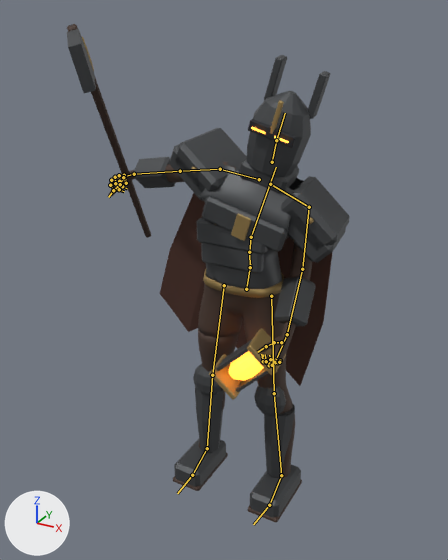
Renders of the FBX model MobileGame/Assets/Art/DarkFantasy/Models/LanternWarden.fbx from each side of a commit.
Both versions are drawn from a camera (50 mm lens) standing at (1.09, -2.18, 2.11) and looking at (-0.08, -0.05, 1.05). Arrows for +X, +Y and +Z are at lower left; the lights stay in place. The picture after the commit comes second. Both versions are drawn at frame 16 of the action 'LanternWardenSkeleton|Attack'; the numbers are the values there. The bones that change, and the others that lie on the model, are drawn over the model as lines.

The first picture shows 'LanternWarden'.
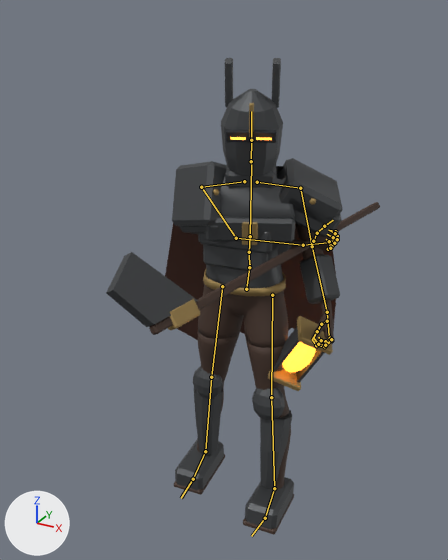
Pixel boxes (x1, y1, x2, y2) of what changed, in the pictures (448 x 560 px):
'LanternWarden', posed
    before: (67, 24, 350, 522)
    after: (106, 58, 380, 535)
bone 'spine_03', root to tip
    before: (251, 237) to (276, 167)
    after: (250, 236) to (251, 163)
bone 'upperarm_r', root to tip
    before: (220, 169) to (180, 171)
    after: (201, 187) to (236, 238)
bone 'lowerarm_r', root to tip
    before: (180, 171) to (134, 174)
    after: (236, 238) to (303, 245)
bone 'thigh_l', root to tip
    before: (271, 296) to (274, 393)
    after: (272, 295) to (271, 397)

What the commit changed:
Bone 'pelvis' (bone_pelvis) turns from (0, 0, 0) to (0, 6, 2) degrees about its own x, y and z.
Bone 'spine_03' (bone_spine_03) turns from (3, 9, -16) to (12, 19, 3) degrees about its own x, y and z.
Bone 'upperarm_r' (bone_upperarm_r) turns from (-24, 1, -17) to (-7, -50, 76) degrees about its own x, y and z.
Bone 'lowerarm_r' (bone_lowerarm_r) turns from (-31, 0, 0) to (11, 4, 28) degrees about its own x, y and z.
Bone 'thigh_l' (bone_thigh_l) turns from (0, 0, 0) to (-7, -1, 4) degrees about its own x, y and z.
